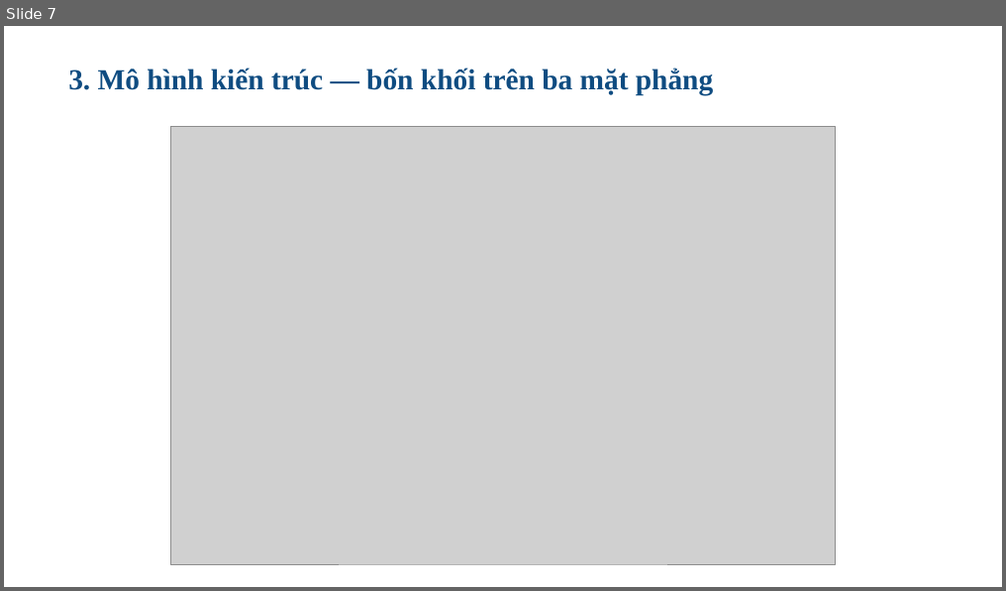
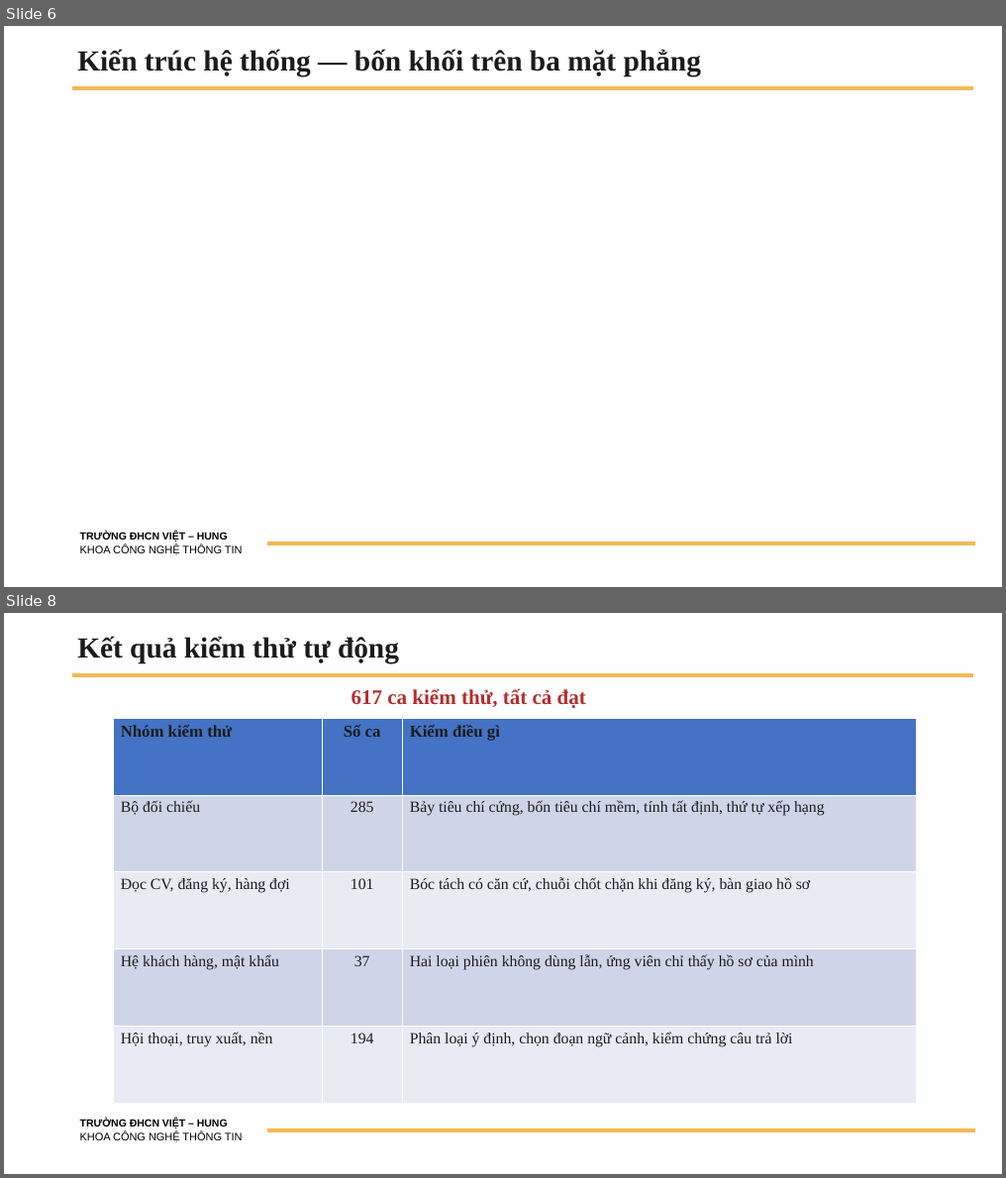
Before and after one commit to Hduc2412/Web-XKLD, a slide deck: tailieu/BaoCao_TienDo_DATN_HoangMinhDuc_2200583.pptx. Shown one above the other, each under a label of ours: slide 7 before the commit, slides 6 and 8 after it; the slides between them are not shown. The pictures are 1006x591 and 1006x1178 pixels, drawn with LibreOffice and Linux fonts; fonts in the diff are those of the drawing; grey boxes stand for pictures; background and template pictures are left out. Boxes give left, top, right and bottom in pixels: in the first picture for what was removed or moved away, otherwise in the second. Text is boxed around its words. In the diff, an @@ line names an element or a change of style, - is before the commit and + after.

```diff
--- a/tailieu/BaoCao_TienDo_DATN_HoangMinhDuc_2200583.pptx
+++ b/tailieu/BaoCao_TienDo_DATN_HoangMinhDuc_2200583.pptx
@@ slide 8 added at (x1=4, y1=613, x2=1002, y2=1174), background #FFFFFF; not listed: 3 template elements that a slide beside it also shows @@
@@ title added at (x1=77, y1=636, x2=399, y2=663), 28 pt, text #1B1B1B, bold @@
+Kết quả kiểm thử tự động
@@ text added at (x1=351, y1=688, x2=586, y2=708), 20 pt, text #B32D2D, bold @@
+617 ca kiểm thử, tất cả đạt
@@ table added at (x1=113, y1=719, x2=917, y2=1104), 5 rows, 3 columns @@
+Nhóm kiểm thử | Số ca | Kiểm điều gì
+Bộ đối chiếu | 285 | Bảy tiêu chí cứng, bốn tiêu chí mềm, tính tất định, thứ tự xếp hạng
+Đọc CV, đăng ký, hàng đợi | 101 | Bóc tách có căn cứ, chuỗi chốt chặn khi đăng ký, bàn giao hồ sơ
+Hệ khách hàng, mật khẩu | 37 | Hai loại phiên không dùng lẫn, ứng viên chỉ thấy hồ sơ của mình
+Hội thoại, truy xuất, nền | 194 | Phân loại ý định, chọn đoạn ngữ cảnh, kiểm chứng câu trả lời
@@ what was slide 7 is now slide 6 @@
@@ slide 6 changed as well @@
@@ title "Kiến trúc hệ thống — ..." at (x1=77, y1=49, x2=701, y2=76): vertical alignment top to middle @@
@@ title at (x1=77, y1=49, x2=701, y2=76): text changed; text colour #0F4C81 to #1B1B1B @@
-3. Mô hình kiến trúc — bốn khối trên ba mặt phẳng
+Kiến trúc hệ thống — bốn khối trên ba mặt phẳng
@@ line added from (73, 88) to (974, 88), #F7B755 3.75 pt @@
@@ picture removed at (x1=171, y1=127, x2=835, y2=565) @@
@@ text added at (x1=80, y1=532, x2=243, y2=556), 10.5 pt, text #000000 @@
+TRƯỜNG ĐHCN VIỆT – HUNG
+KHOA CÔNG NGHỆ THÔNG TIN
@@ line added from (267, 544) to (975, 544), #F7B755 3.75 pt @@
```
Also in this commit, not shown: 1 other slide changed, 7 other slides added, 12 slides removed.
